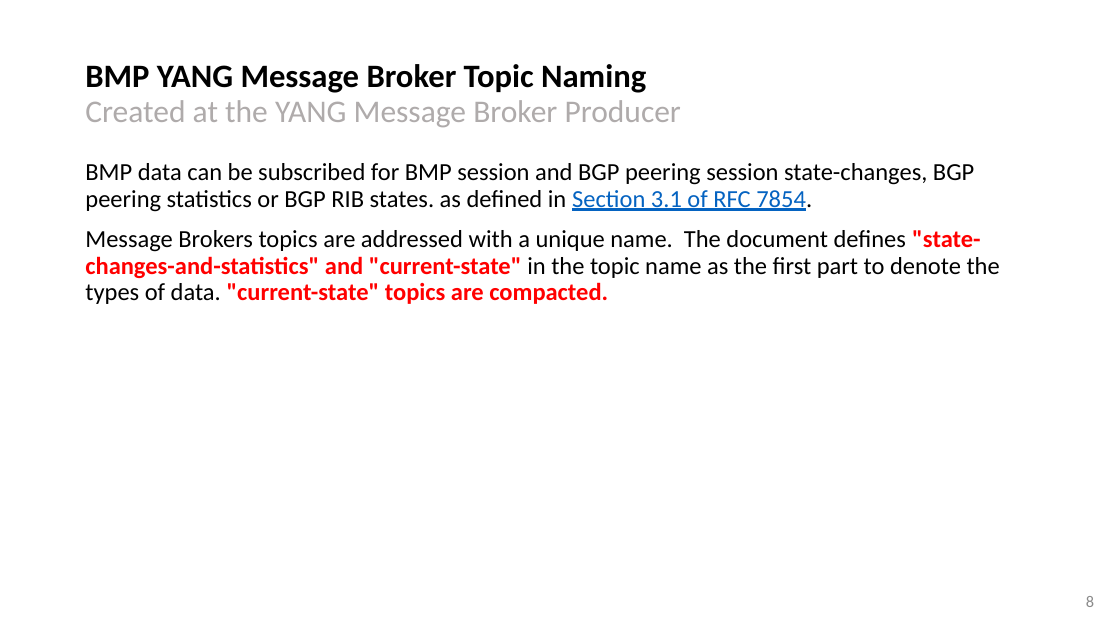
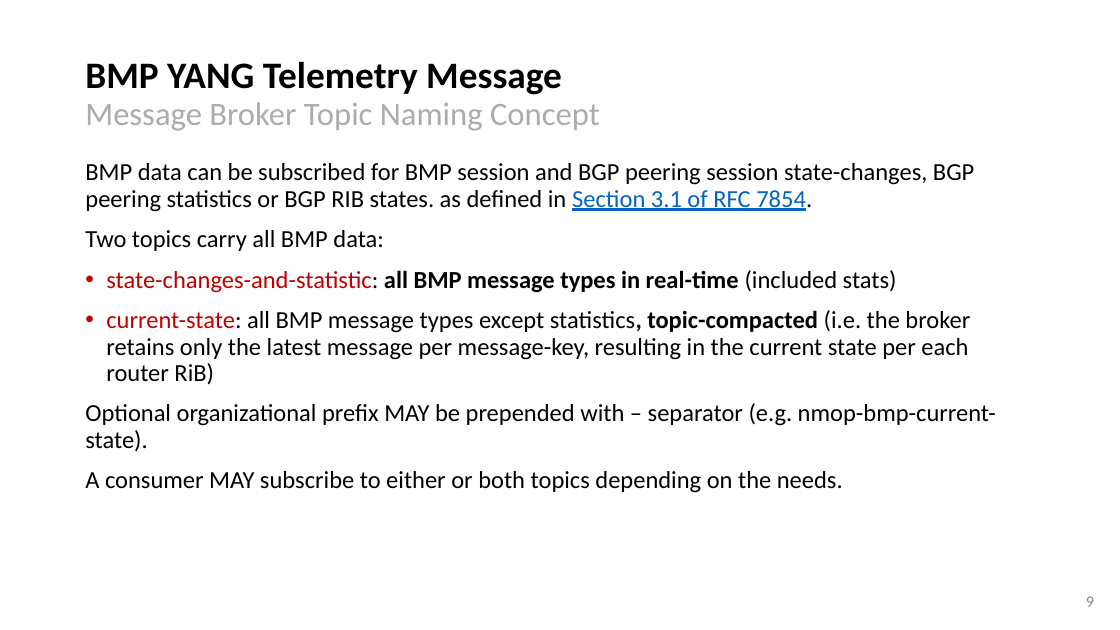
Before and after one commit to network-analytics/ietf-network-analytics-document-status, a slide deck: slide 9 of 126/NMOP/draft-netana-nmop-message-broker-bmp-telemetry-msg-03.pptx (slide 8 before the commit). Drawn at 1120x630 pixels with LibreOffice and Linux fonts; fonts in the diff are those of the drawing. Boxes give left, top, right and bottom in pixels: in the first picture for what was removed or moved away, otherwise in the second. Text is boxed around its words. In the diff, an @@ line names an element or a change of style, - is before the commit and + after.

Commit message:
bmp-telemetry-msg: finalize slides for IETF 126

```diff
--- a/126/NMOP/draft-netana-nmop-message-broker-bmp-telemetry-msg-03.pptx
+++ b/126/NMOP/draft-netana-nmop-message-broker-bmp-telemetry-msg-03.pptx
@@ title at bbox=[85, 61, 600, 131]: text changed; size 27 to 28 pt @@
-BMP YANG Message Broker Topic Naming
-Created at the YANG Message Broker Producer
+BMP YANG Telemetry Message
+Message Broker Topic Naming Concept
@@ text at bbox=[85, 230, 996, 493]: text changed @@
-Message Brokers topics are addressed with a unique name. The document defines "state-changes-and-statistics" and "current-state" in the topic name as the first part to denote the types of data. "current-state" topics are compacted.
+Two topics carry all BMP data:
+• state-changes-and-statistic: all BMP message types in real-time (included stats)
+• current-state: all BMP message types except statistics, topic-compacted (i.e. the broker retains only the latest message per message-key, resulting in the current state per each router RiB)
+Optional organizational prefix MAY be prepended with – separator (e.g. nmop-bmp-current-state).
+A consumer MAY subscribe to either or both topics depending on the needs.
@@ page number at bbox=[1086, 596, 1094, 607]: text changed @@
-8
+9
```
Also in this commit, not shown: 7 other slides changed, 3 slides added, 1 slide removed, 1 other file.
